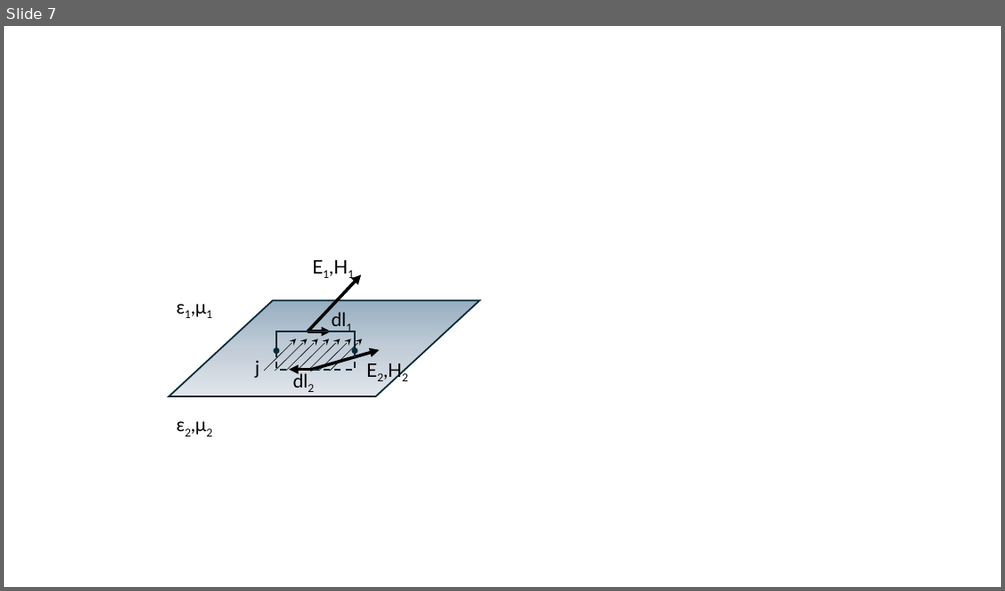
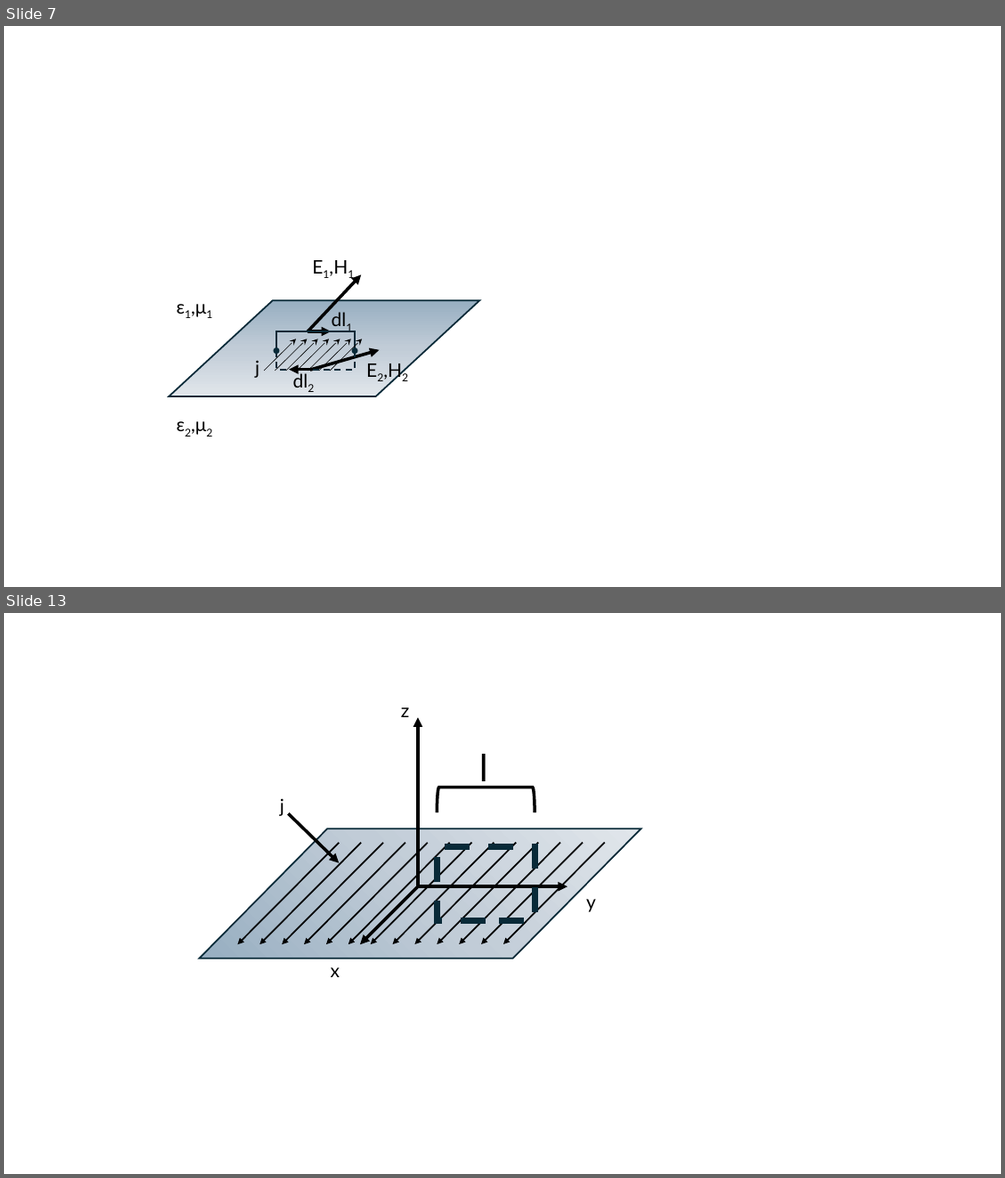
Before and after one commit to GuillermoRegodon/jupyter-em2fisuco-teoria, a slide deck: images/images.pptx. Shown one above the other, each under a label of ours: slide 7 before the commit, slides 7 and 13 after it; the slides between them are not shown. The pictures are 1005x591 and 1005x1178 pixels, drawn with LibreOffice and Linux fonts; fonts in the diff are those of the drawing. Boxes give left, top, right and bottom in pixels: in the first picture for what was removed or moved away, otherwise in the second. Text is boxed around its words. In the diff, an @@ line names an element or a change of style, - is before the commit and + after.

```diff
--- a/images/images.pptx
+++ b/images/images.pptx
@@ slide 13 added at <box>4,613,1001,1174</box>, background #FFFFFF @@
@@ text added at <box>401,707,409,717</box>, 18 pt, text #000000 @@
+z
@@ arrow added from (418, 888) to (418, 718), #000000 3 pt @@
@@ text added at <box>479,754,488,788</box>, 36 pt, text #000000 @@
+l
@@ text added at <box>280,798,284,816</box>, 18 pt, text #000000 @@
+j
@@ right bracket added at <box>437,787,534,812</box>, outline #000000 3 pt @@
@@ arrow added from (288, 813) to (339, 863), #000000 3 pt @@
@@ parallelogram added at <box>199,828,641,957</box>, fill gradient #98ADC1 to #C2CDD7 to #E1E6EB, outline #092A39 1.5 pt @@
@@ arrow added from (339, 843) to (237, 944), #000000 1.5 pt @@
@@ arrow added from (362, 843) to (259, 944), #000000 1.5 pt @@
@@ arrow added from (383, 843) to (283, 944), #000000 1.5 pt @@
@@ arrow added from (405, 843) to (304, 944), #000000 1.5 pt @@
@@ arrow added from (428, 843) to (326, 944), #000000 1.5 pt @@
@@ arrow added from (450, 843) to (348, 944), #000000 1.5 pt @@
@@ arrow added from (472, 843) to (371, 944), #000000 1.5 pt @@
@@ arrow added from (494, 843) to (393, 944), #000000 1.5 pt @@
@@ arrow added from (517, 843) to (414, 944), #000000 1.5 pt @@
@@ arrow added from (539, 843) to (437, 944), #000000 1.5 pt @@
@@ rectangle added at <box>437,846,535,920</box>, outline #092A39 6 pt dashed @@
@@ arrow added from (560, 843) to (460, 944), #000000 1.5 pt @@
@@ arrow added from (582, 843) to (481, 944), #000000 1.5 pt @@
@@ arrow added from (605, 843) to (503, 944), #000000 1.5 pt @@
@@ arrow added from (418, 887) to (360, 944), #000000 3 pt @@
@@ arrow added from (416, 887) to (568, 887), #000000 3 pt @@
@@ text added at <box>586,899,596,912</box>, 18 pt, text #000000 @@
+y
@@ text added at <box>331,967,340,977</box>, 18 pt, text #000000 @@
+x
```
Also in this commit, not shown: 5 other slides added, 46 other files.
